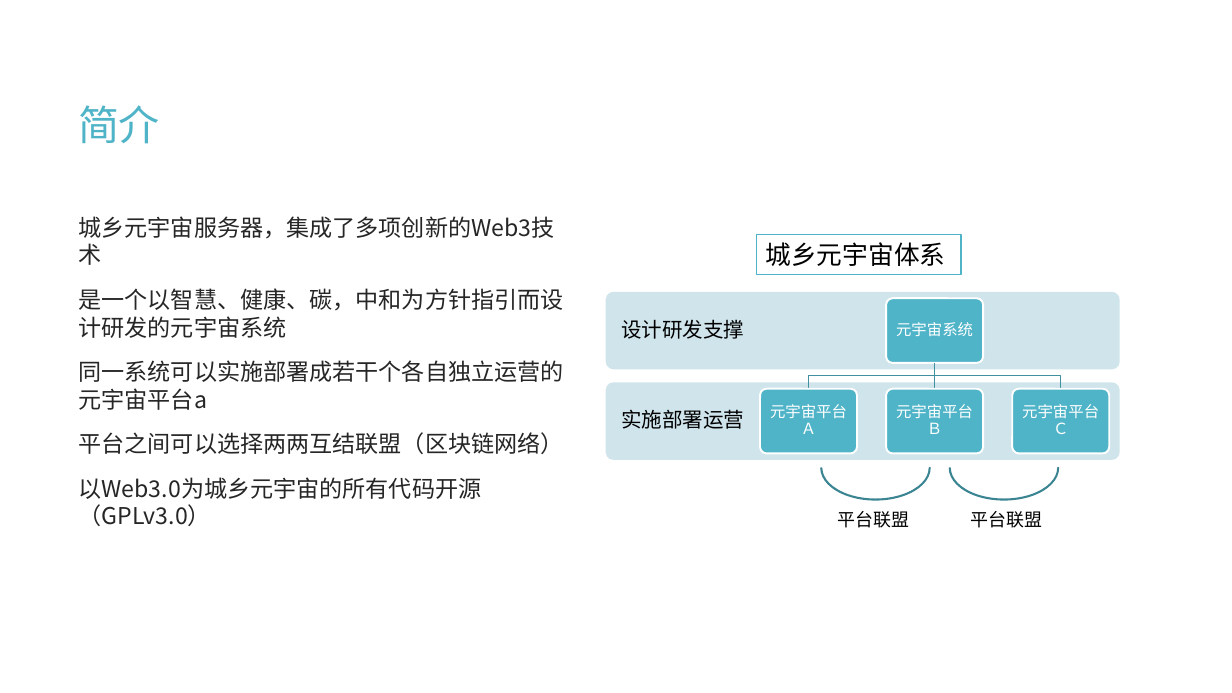
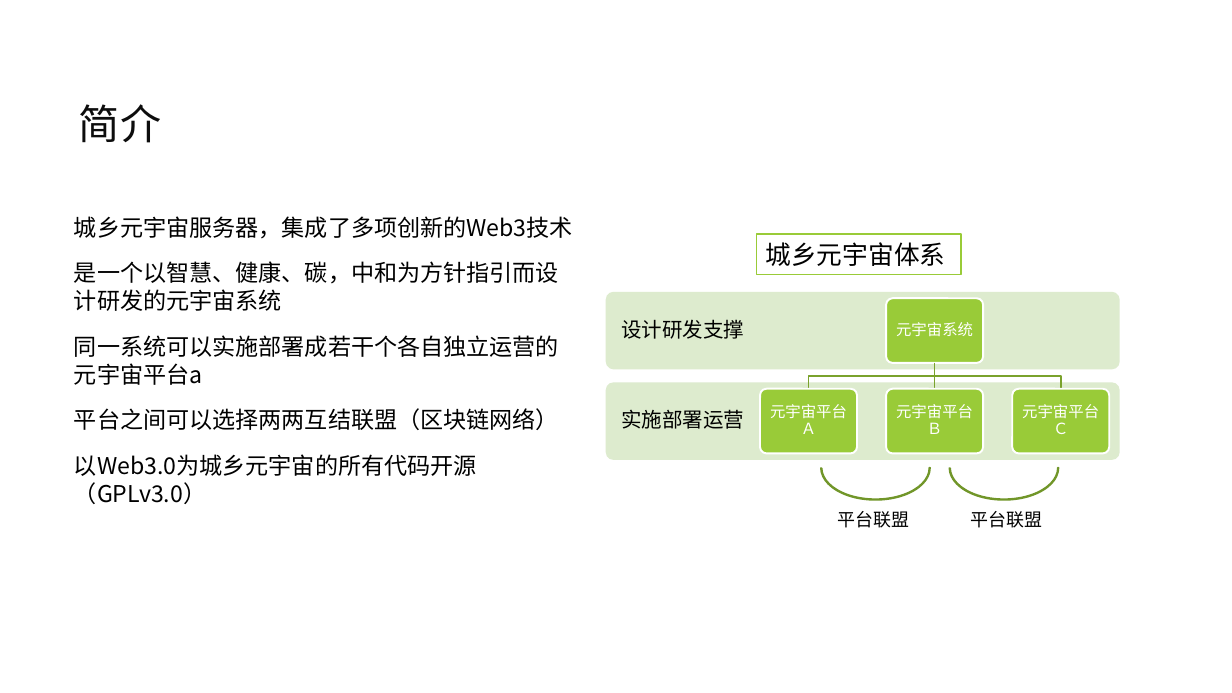
Before and after one commit to jzgi/chainfx, a slide deck: slide 2 of Docs/品链框架.pptx. Drawn at 1232x693 pixels with LibreOffice and Linux fonts; fonts in the diff are those of the drawing. Boxes give left, top, right and bottom in pixels: in the first picture for what was removed or moved away, otherwise in the second. Text is boxed around its words. In the diff, an @@ line names an element or a change of style, - is before the commit and + after.

```diff
--- a/Docs/品链框架.pptx
+++ b/Docs/品链框架.pptx
@@ title "简介" at (x1=79, y1=104, x2=162, y2=143): text colour #50B4C8 to #0D0D0D, letter spacing -1.2 to 1 pt; line spacing 0.85 to 0.8 @@
@@ text "城乡元宇宙服务器，集成了多项创新的Web3技术" at (x1=74, y1=216, x2=573, y2=504): text colour #262626 to #000000; more space between paragraphs @@
@@ rectangle "城乡元宇宙体系" at (x1=757, y1=235, x2=961, y2=275): outline #50B4C8 1 pt to #99CB38 1.25 pt @@
@@ rounded rectangle at (x1=606, y1=292, x2=1120, y2=370): fill #D0E5EB to #DEECCE @@
@@ rounded rectangle at (x1=606, y1=383, x2=1120, y2=460): fill #D0E5EB to #DEECCE @@
@@ outline #4090A0 1 pt to #7BA32D 1.25 pt in 3 elements at (x1=809, y1=363, x2=934, y2=389), (x1=931, y1=363, x2=940, y2=389), (x1=935, y1=363, x2=1061, y2=389) @@
@@ fill #50B4C8 to #99CB38 in 4 elements at (x1=886, y1=299, x2=983, y2=363), (x1=761, y1=389, x2=858, y2=454), (x1=886, y1=389, x2=983, y2=454), (x1=1013, y1=389, x2=1110, y2=454) @@
@@ arch (boxed as its full ring) at (x1=821, y1=435, x2=930, y2=500): fill #50B4C8 to #99CB38; outline #3B8594 1 pt to #719629 1.25 pt @@
@@ arch (boxed as its full ring) at (x1=949, y1=435, x2=1058, y2=500): fill #50B4C8 to #99CB38; outline #3B8594 1 pt to #719629 1.25 pt @@
```
Also in this commit, not shown: 15 other slides changed, 2 slides added, 20 slides removed, 17 other files.
